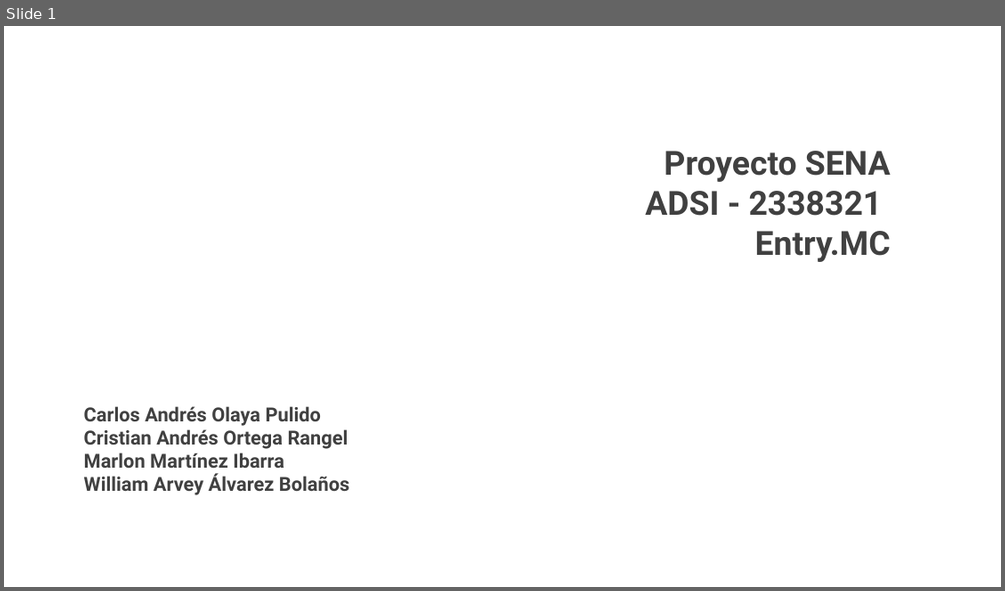
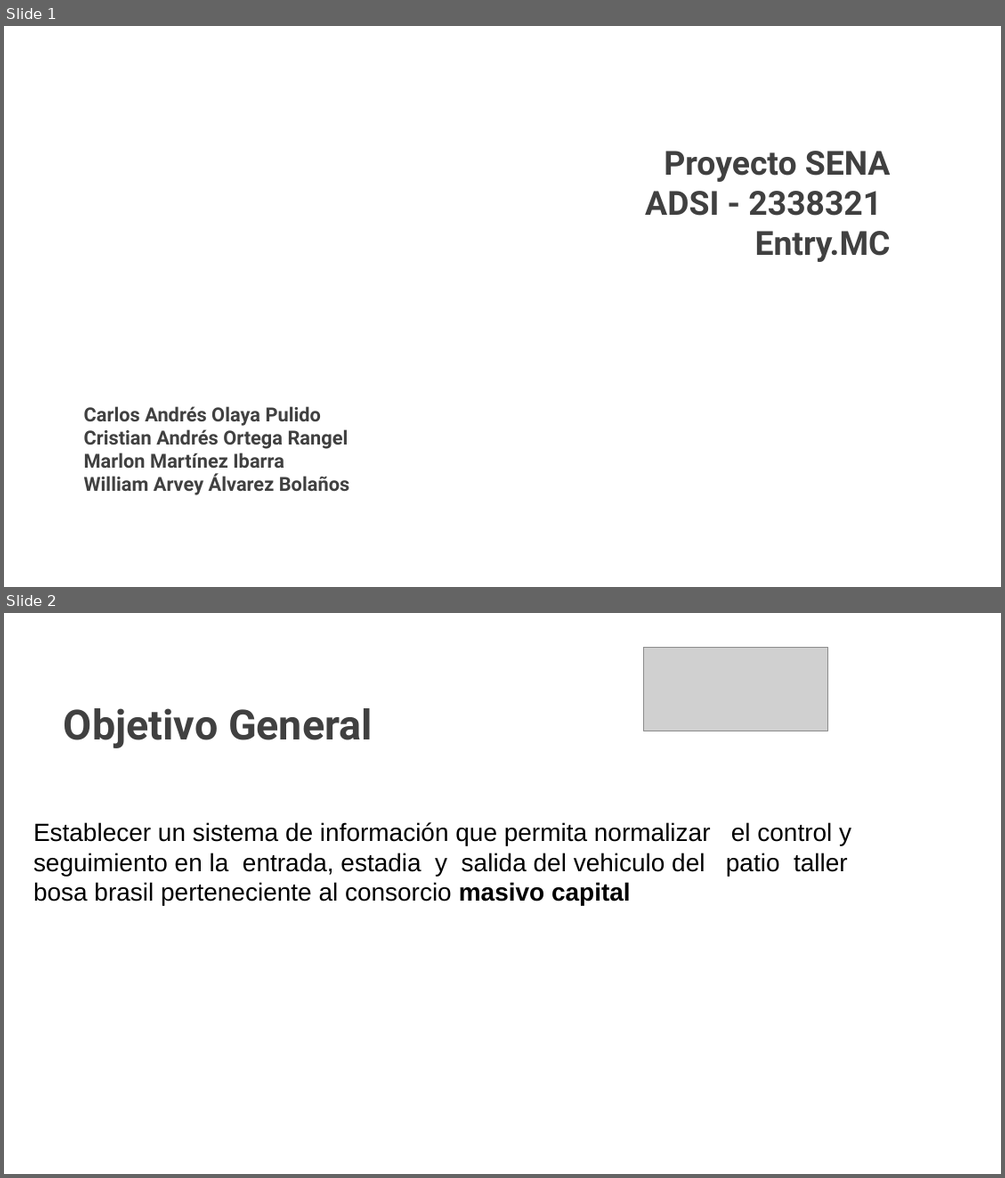
Before and after one commit to Mmartinez951/EntryQr, a slide deck: PresentaciónTIII/Presentación EntryMC.pptx. Shown one above the other, each under a label of ours: slide 1 before the commit, slides 1 and 2 after it. The pictures are 1005x591 and 1005x1178 pixels, drawn with LibreOffice and Linux fonts; fonts in the diff are those of the drawing; grey boxes stand for pictures; background and template pictures are left out. Boxes give left, top, right and bottom in pixels: in the first picture for what was removed or moved away, otherwise in the second. Text is boxed around its words. In the diff, an @@ line names an element or a change of style, - is before the commit and + after.

```diff
--- a/PresentaciónTIII/Presentación EntryMC.pptx
+++ b/PresentaciónTIII/Presentación EntryMC.pptx
@@ slide 2 added at <box>4,613,1001,1174</box>, background picture (left out) @@
@@ picture added at <box>643,647,828,730</box> @@
@@ text added at <box>64,708,372,748</box>, 30 pt, text #404040, bold @@
+Objetivo General
@@ text added at <box>33,822,851,906</box>, 18 pt, text #000000 @@
+Establecer un sistema de información que permita normalizar el control y seguimiento en la entrada, estadia y salida del vehiculo del patio taller bosa brasil perteneciente al consorcio masivo capital
```
Also in this commit, not shown: 3 other slides changed, 4 other slides added, 5 slides removed.
